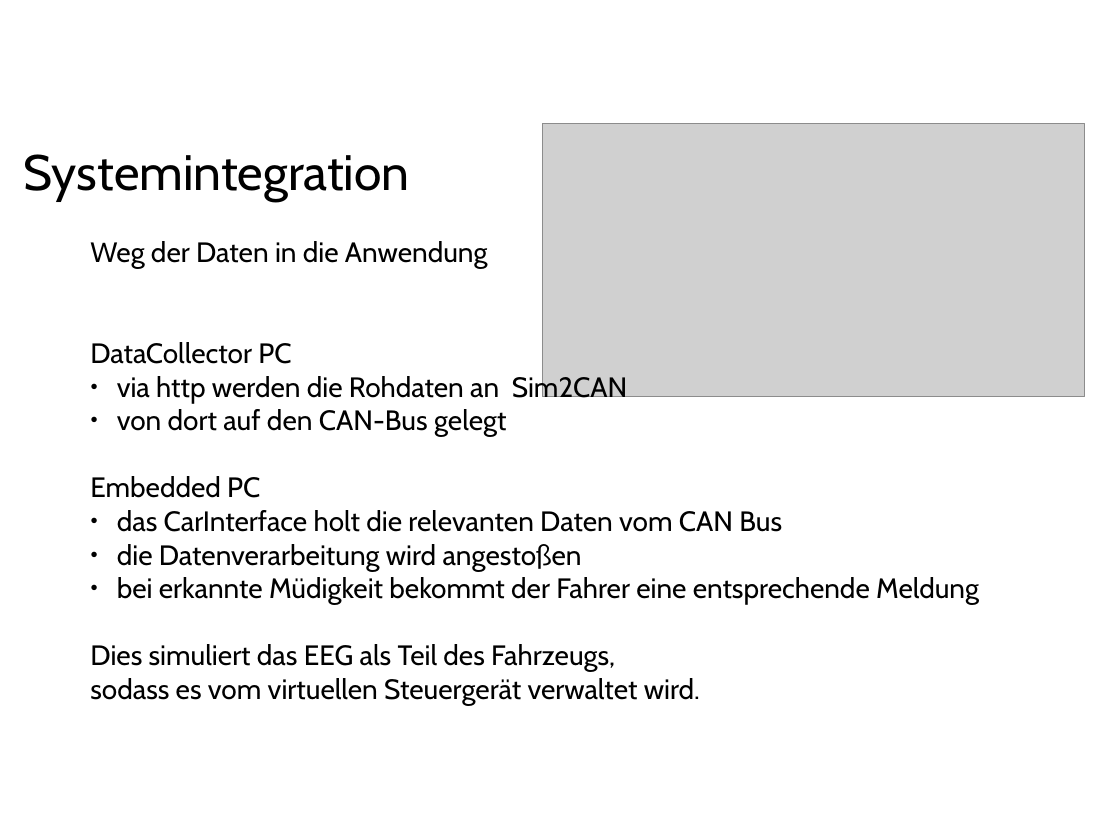
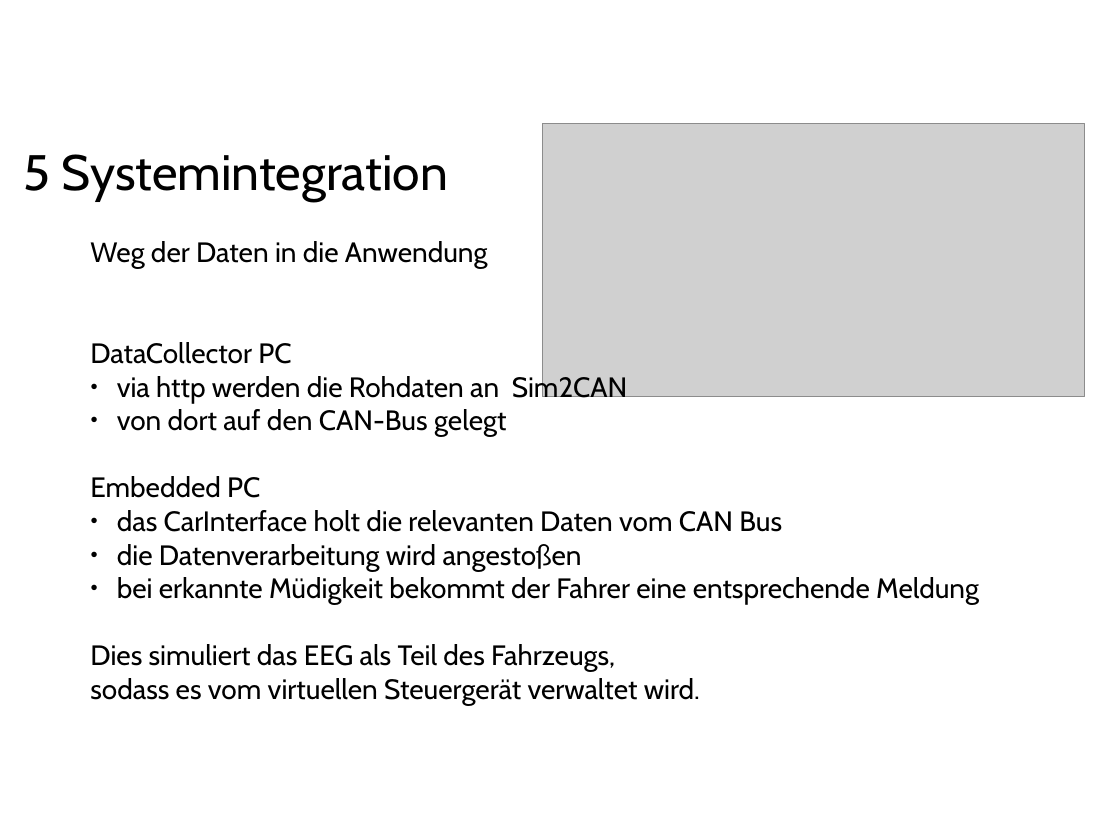
Before and after one commit to ppasler/current-adas, a slide deck: slide 11 of project/presentation/Praesentation_PoSDBoS_Pasler.odp. Drawn at 1120x840 pixels with LibreOffice and Linux fonts; fonts in the diff are those of the drawing; grey boxes stand for pictures; background and template pictures are left out. Boxes give left, top, right and bottom in pixels: in the first picture for what was removed or moved away, otherwise in the second. Text is boxed around its words. In the diff, an @@ line names an element or a change of style, - is before the commit and + after.

```diff
--- a/project/presentation/Praesentation_PoSDBoS_Pasler.odp
+++ b/project/presentation/Praesentation_PoSDBoS_Pasler.odp
@@ text at [24,154,448,200]: text changed @@
-Systemintegration
+5 Systemintegration
```
Also in this commit, not shown: 10 other slides changed, 8 slides added, 1 slide removed, 11 other files.
